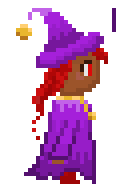
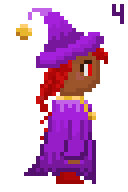
Comparing the layer stacks of the two 128x192 images. Changes:
showed group "walk4" (7 layers) over [32, 4, 124, 184]
painted on "face hait" (2nd of 5, in "walk4") over [36, 112, 52, 140]
removed group "walk4" (2nd of 2) (7 layers) over [32, 16, 116, 184]
removed layer "Layer 8" (1st of 2, in "walk4") from group "walk4" over [112, 16, 116, 32]
removed layer "Layer 2 copy 2" (1st of 2, in "walk4") from group "walk4" over [48, 120, 80, 164]
moved "face hait copy" (1st of 3, in "walk3") into group "walk3", painted on it over [32, 88, 84, 140]
removed layer "necklace" (3rd of 7, in "walk4") from group "walk4" over [32, 88, 52, 120]
removed layer "dress" (3rd of 7, in "walk4") from group "walk4" over [32, 100, 92, 184]
removed layer "shoe copy 2" (1st of 2, in "walk4") from group "walk4" over [60, 172, 80, 180]
